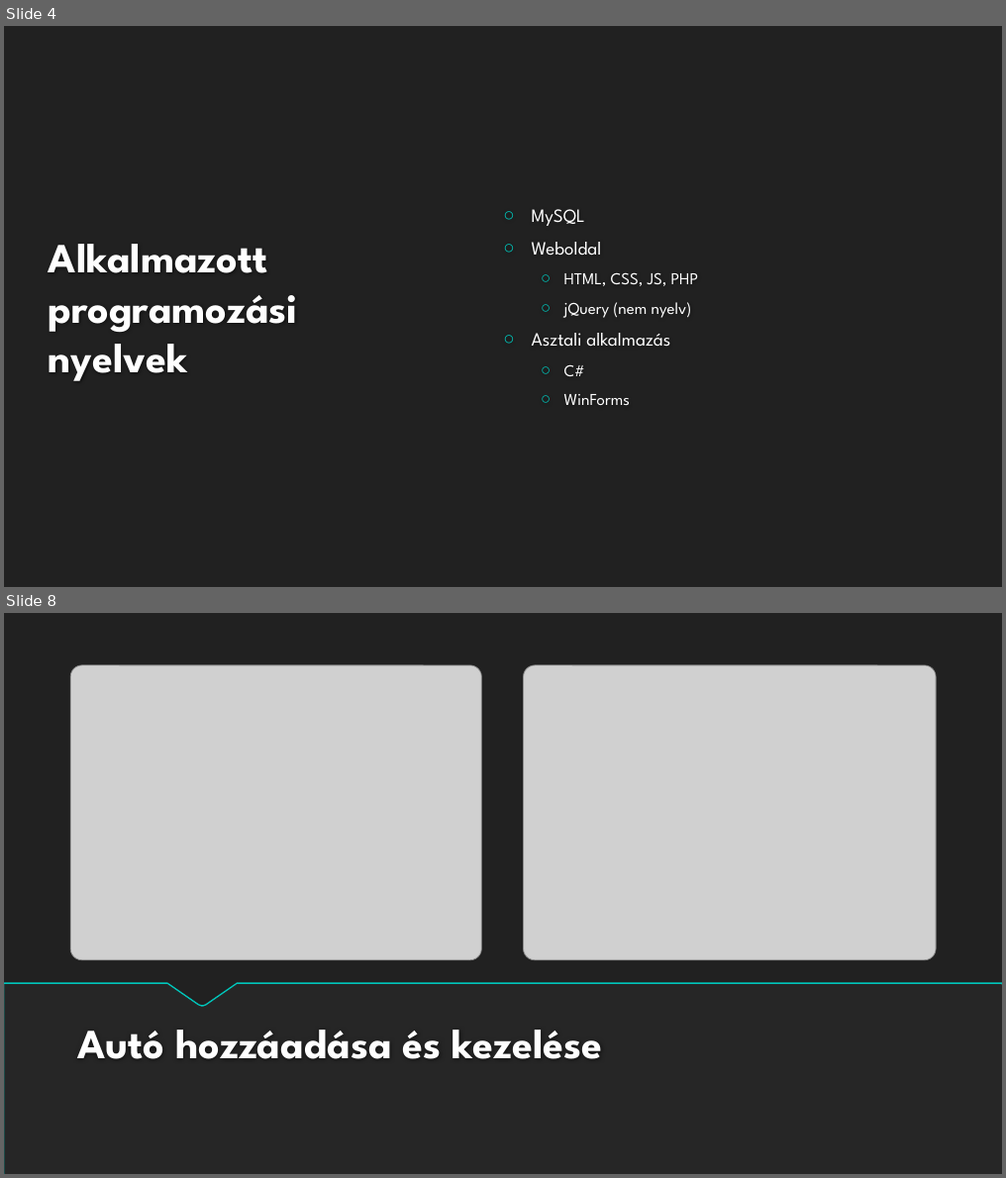
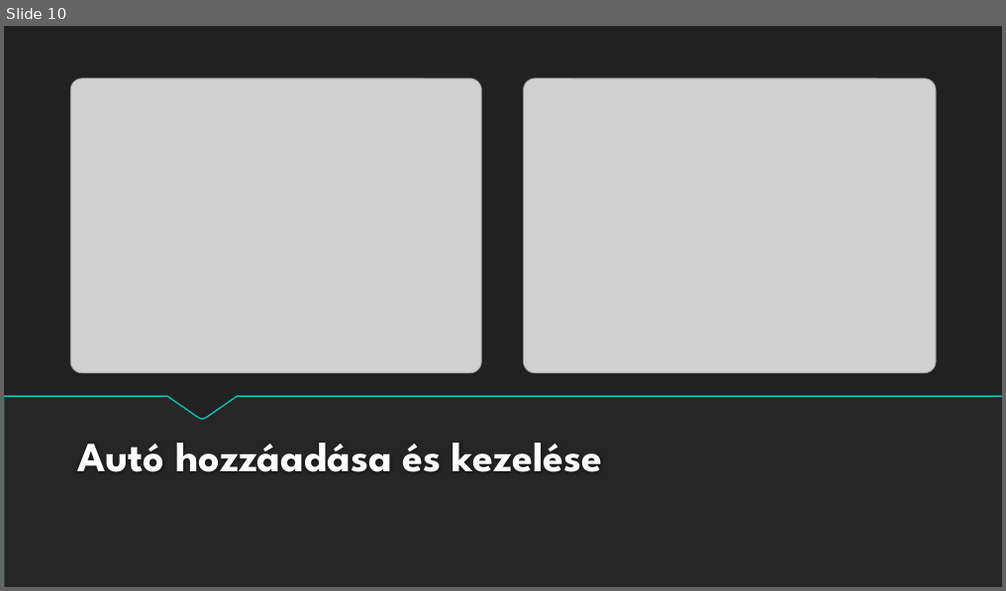
Before and after one commit to Andris2579/automuhely, a slide deck: Autóműhely.pptx. Shown one above the other, each under a label of ours: slides 4 and 8 before the commit, slide 10 after it; the slides between them are not shown. The pictures are 1006x1178 and 1006x591 pixels, drawn with LibreOffice and Linux fonts; fonts in the diff are those of the drawing; grey boxes stand for pictures; background and template pictures are left out. Boxes give left, top, right and bottom in pixels: in the first picture for what was removed or moved away, otherwise in the second. Text is boxed around its words. In the diff, an @@ line names an element or a change of style, - is before the commit and + after.

```diff
--- a/Autóműhely.pptx
+++ b/Autóműhely.pptx
@@ slide 4 removed at [4, 26, 1002, 587], background #212121 @@
@@ text removed at [532, 209, 699, 405] @@
-○ MySQL
-○ Weboldal
-  ○ HTML, CSS, JS, PHP
-  ○ jQuery (nem nyelv)
-○ Asztali alkalmazás
-  ○ C#
-  ○ WinForms
@@ title removed at [49, 244, 298, 381] @@
-Alkalmazott programozási nyelvek
@@ what was slide 8 is now slide 10 @@
```
Also in this commit, not shown: 10 slides changed, 9 slides added, 3 other slides removed.
